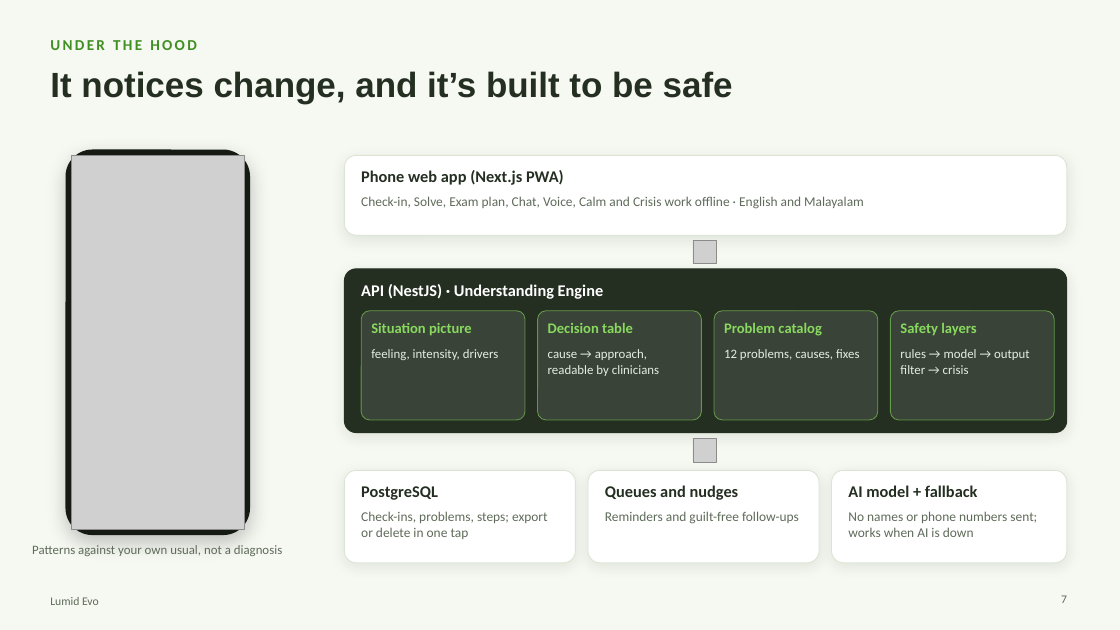
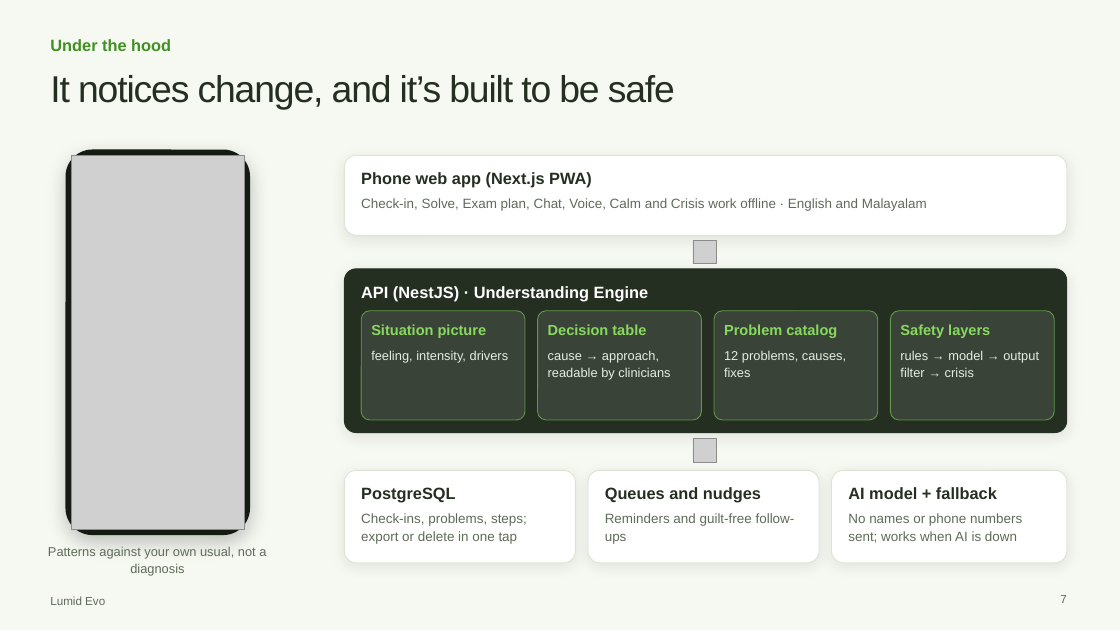
Before and after one commit to riyan-hx/Lumid-Evo-Ai, a slide deck: slide 7 of Lumid-Evo-Pitch.pptx. Drawn at 1120x630 pixels with LibreOffice and Linux fonts; fonts in the diff are those of the drawing; grey boxes stand for pictures. Boxes give left, top, right and bottom in pixels: in the first picture for what was removed or moved away, otherwise in the second. Text is boxed around its words. In the diff, an @@ line names an element or a change of style, - is before the commit and + after.

```diff
--- a/Lumid-Evo-Pitch.pptx
+++ b/Lumid-Evo-Pitch.pptx
@@ text at (x1=50, y1=39, x2=171, y2=51): text changed; size 13 to 14 pt; font Calibri to Arial @@
-UNDER THE HOOD
+Under the hood
@@ title "It notices change, and it’s ..." at (x1=50, y1=75, x2=675, y2=109): size 30 to 32 pt, letter spacing 0 to -1 pt, bold off; line spacing 1 to 1.06 @@
@@ font Calibri to Arial; line spacing 1 to 1.12 in 18 elements at (x1=48, y1=547, x2=266, y2=576), (x1=361, y1=172, x2=592, y2=188), (x1=361, y1=198, x2=927, y2=211), (x1=361, y1=286, x2=648, y2=302), (x1=371, y1=324, x2=487, y2=338), (x1=371, y1=350, x2=509, y2=363), (x1=548, y1=324, x2=646, y2=335), (x1=548, y1=350, x2=670, y2=380), (x1=724, y1=324, x2=837, y2=338), (x1=724, y1=351, x2=846, y2=377), (x1=900, y1=324, x2=990, y2=338), (x1=900, y1=350, x2=1039, y2=377), (x1=361, y1=487, x2=455, y2=503), (x1=361, y1=513, x2=527, y2=544), (x1=605, y1=487, x2=761, y2=503), (x1=605, y1=513, x2=795, y2=544), (x1=848, y1=487, x2=997, y2=499), (x1=848, y1=513, x2=1022, y2=543) @@
@@ text "Lumid Evo" at (x1=50, y1=596, x2=105, y2=605): font Calibri to Arial @@
@@ page number at (x1=1060, y1=595, x2=1066, y2=603): font Calibri to Arial @@
```
Also in this commit, not shown: 9 other slides changed.
